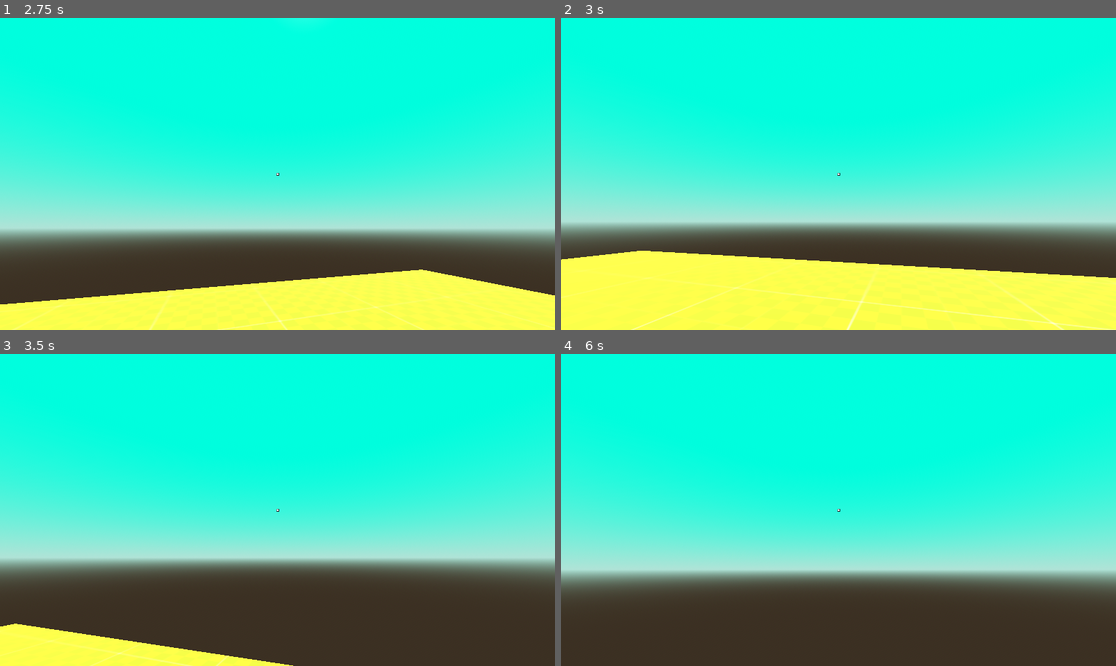
Above: before the commit, frames 1-4 (two rows, left to right).
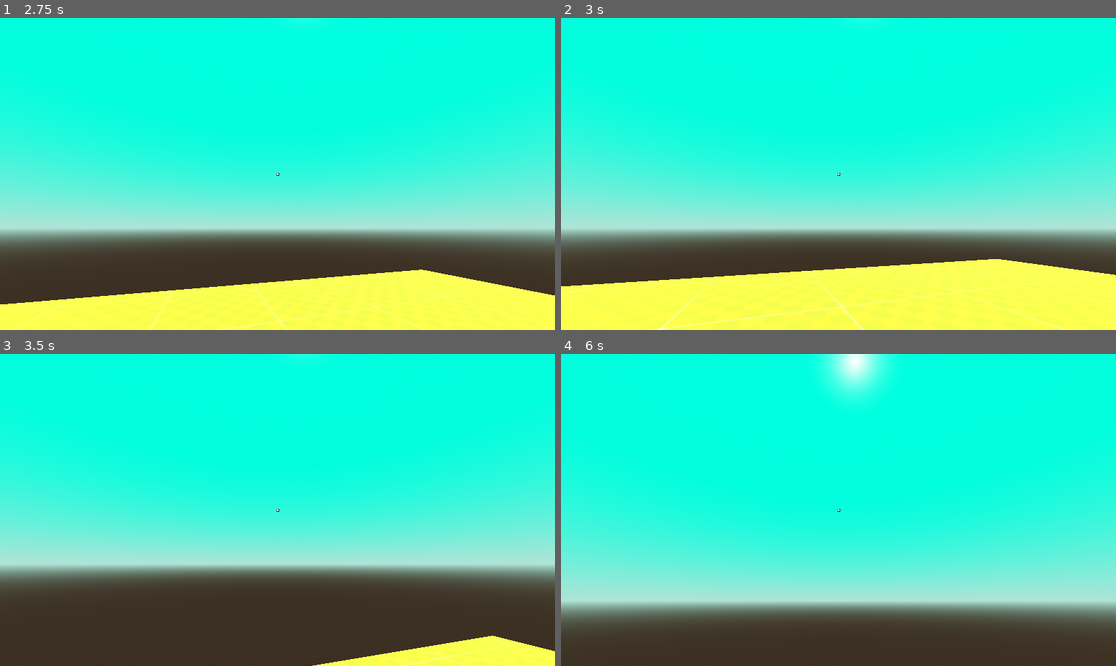
Above: after the commit, the same moments.

Repository: Fingerbleed/Krunker2
Game: Godot game, scene res://main_menu.tscn
Same seed, same stepped clock (60 frames per second), same inputs: the game is played once before the commit and once after it.
Inputs (mouse positions are in pixels of both pictures, inside the frame that each line leads up to):
- Up to frame 1 (2.75 s): click (277, 177) at 0.52 s; type "Alex" at 0.6 s; click "Crear Sala" at 1.25 s; tap Enter (ui_accept) at 2, 2.27 s; move the mouse to (305, 174) at 2.02 s; hold Up (ui_up) from 2.03 s (still down); hold Alt (show_mouse, bound only after the commit) from 2.03 s (still down)
- Up to frame 2 (3 s): keep holding Up (ui_up); move the mouse to (810, 174) at 2.77 s; release Alt (show_mouse, bound only after the commit) at 2.78 s; click (810, 174) at 2.85 s
- Up to frame 3 (3.5 s): keep holding Up (ui_up); tap Enter (ui_accept) at 3.02 s; tap Alt (show_mouse, bound only after the commit) at 3.05 s
- Up to frame 4 (6 s): keep holding Up (ui_up); move the mouse to (849, 503) at 3.52 s; hold Alt (show_mouse, bound only after the commit) 3.53-4.28 s; move the mouse to (832, 516) at 4.27 s; tap Alt (show_mouse, bound only after the commit) at 4.35, 5.3, 5.85 s; tap Enter (ui_accept) at 4.52, 5, 5.27, 5.75 s; move the mouse to (877, 513) at 5.02 s; press the mouse at (877, 513) at 5.03 s; move the mouse to (794, 506) at 5.77 s; release the mouse at (794, 506) at 5.78 s

Frame 1 is identical in both runs. In frame 2, 11% of the frame differs, in the area x 0-100%, y 0-100%; in frame 3, 12%; in frame 4, 42%, in the area x 0-100%, y 0-88%.

Commit message:
alt mouse

Diff:
--- a/MultiplayerGame/player.gd
+++ b/MultiplayerGame/player.gd
@@ -22,7 +22,7 @@
 	Input.mouse_mode = Input.MOUSE_MODE_CAPTURED
 	%Camera3D.current = true
 
-@rpc("call_local")
+@rpc("any_peer")#broken
 func rename() -> void:
 	label.text = Manager.nick
 
@@ -56,7 +56,7 @@
 func _unhandled_input(event):
 	if not is_multiplayer_authority():
 		return
-	if event is InputEventMouseMotion:
+	if event is InputEventMouseMotion and not Input.is_action_pressed("show_mouse"):
 		rotate_y(-event.relative.x * MOUSE_SPEED)
 		%Camera3D.rotate_x(-event.relative.y * MOUSE_SPEED)
 		%Camera3D.rotation.x = clamp(%Camera3D.rotation.x, -PI/2, PI/2)
@@ -64,6 +64,10 @@
 		shoot.rpc()
 	elif event.is_action_pressed("ui_cancel"):
 		get_tree().quit()
+	elif event.is_action_pressed("show_mouse"):
+		Input.mouse_mode = Input.MOUSE_MODE_VISIBLE
+	elif event.is_action_released("show_mouse"):
+		Input.mouse_mode = Input.MOUSE_MODE_CAPTURED
 
 
 @onready var raycast: RayCast3D = %RayCast3D
--- a/MultiplayerGame/project.godot
+++ b/MultiplayerGame/project.godot
@@ -58,3 +58,8 @@
 "events": [Object(InputEventMouseButton,"resource_local_to_scene":false,"resource_name":"","device":-1,"window_id":0,"a …(253 unchanged characters)…
 ]
 }
+show_mouse={
+"deadzone": 0.5,
+"events": [Object(InputEventKey,"resource_local_to_scene":false,"resource_name":"","device":-1,"window_id":0,"alt_pressed":false,"shift_pressed":false,"ctrl_pressed":false,"meta_pressed":false,"pressed":false,"keycode":0,"physical_keycode":4194328,"key_label":0,"unicode":0,"echo":false,"script":null)
+]
+}
